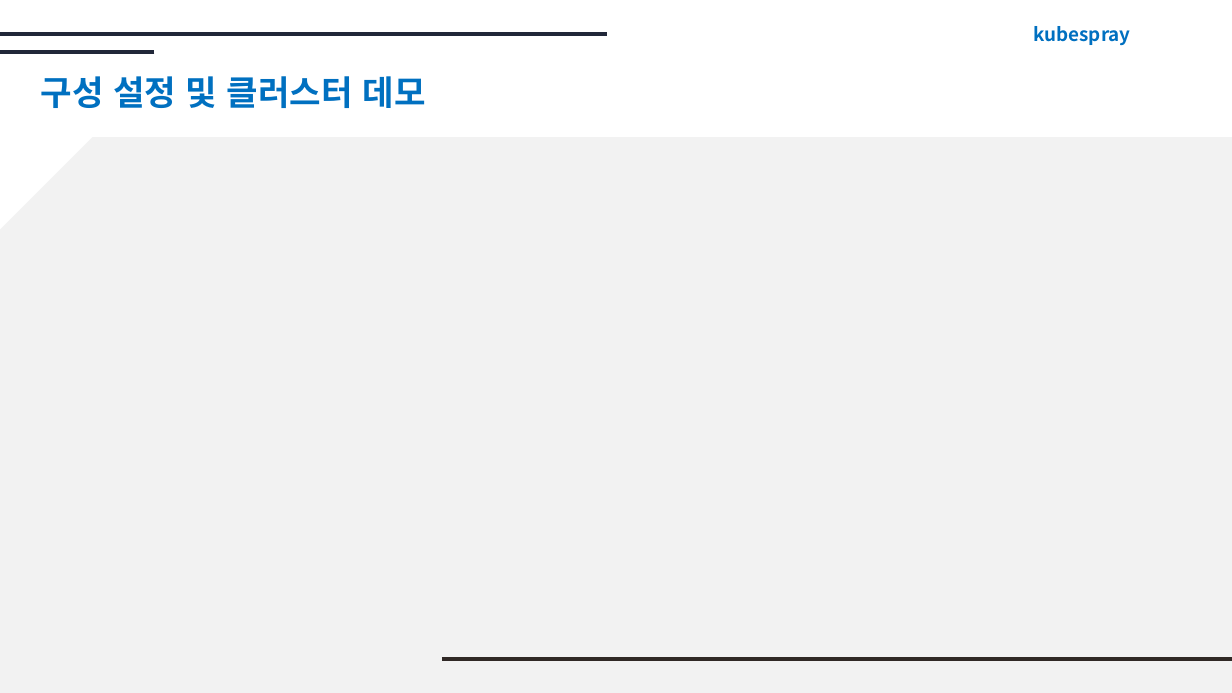
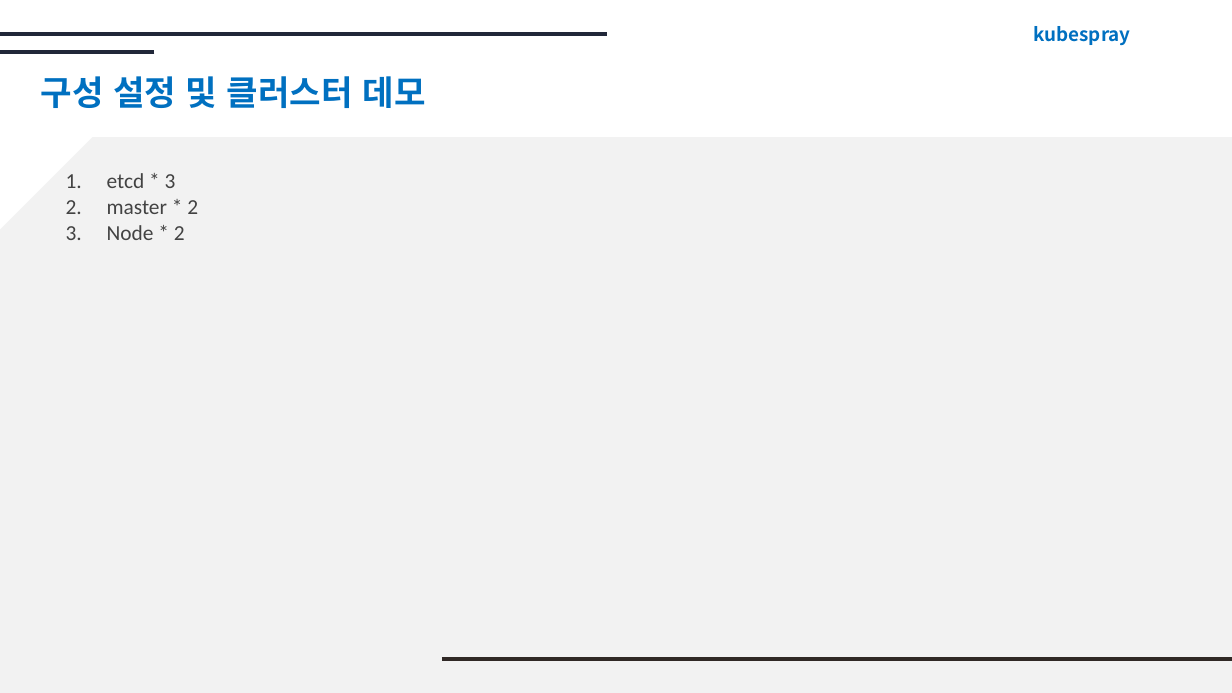
Before and after one commit to SsackTeun/docker-k8s-hands-on, a slide deck: slide 3 of docs/day2-lab4-kubernetes-kubespray.pptx. Drawn at 1232x693 pixels with LibreOffice and Linux fonts; fonts in the diff are those of the drawing. Boxes give left, top, right and bottom in pixels: in the first picture for what was removed or moved away, otherwise in the second. Text is boxed around its words. In the diff, an @@ line names an element or a change of style, - is before the commit and + after.

```diff
--- a/docs/day2-lab4-kubernetes-kubespray.pptx
+++ b/docs/day2-lab4-kubernetes-kubespray.pptx
@@ text added at (107, 173, 198, 240), 12.5 pt, text #434343 @@
+1. etcd * 3
+2. master * 2
+3. Node * 2
```
Also in this commit, not shown: 1 other slide changed.
